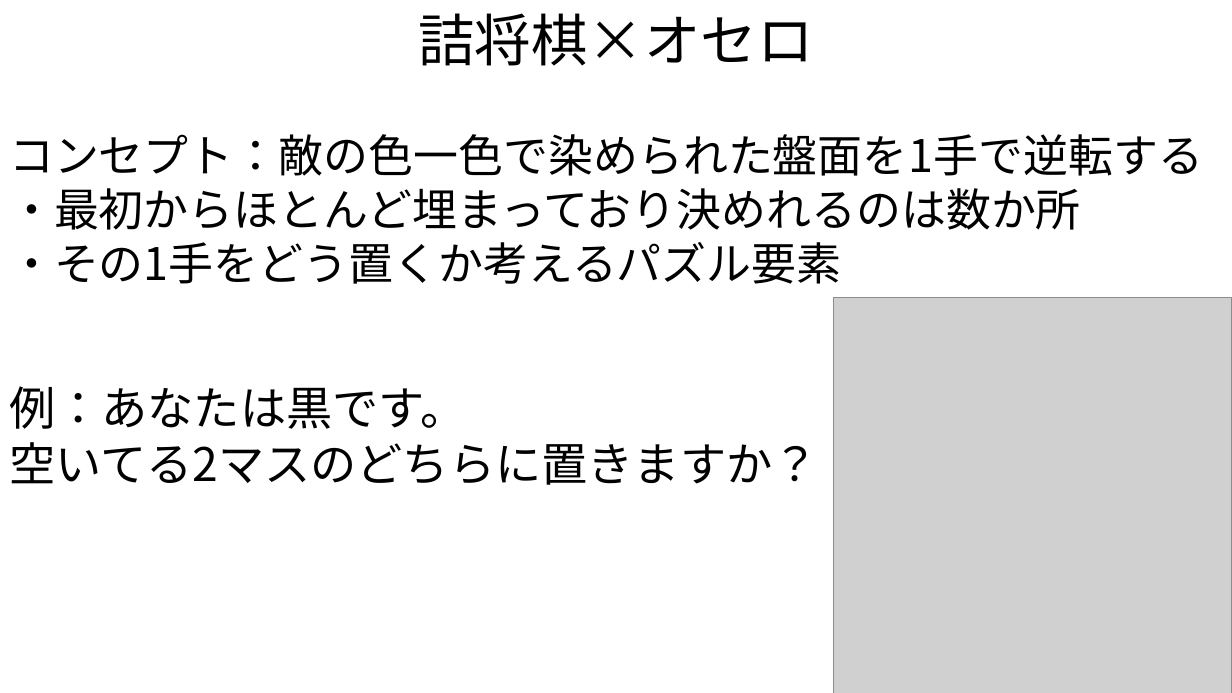
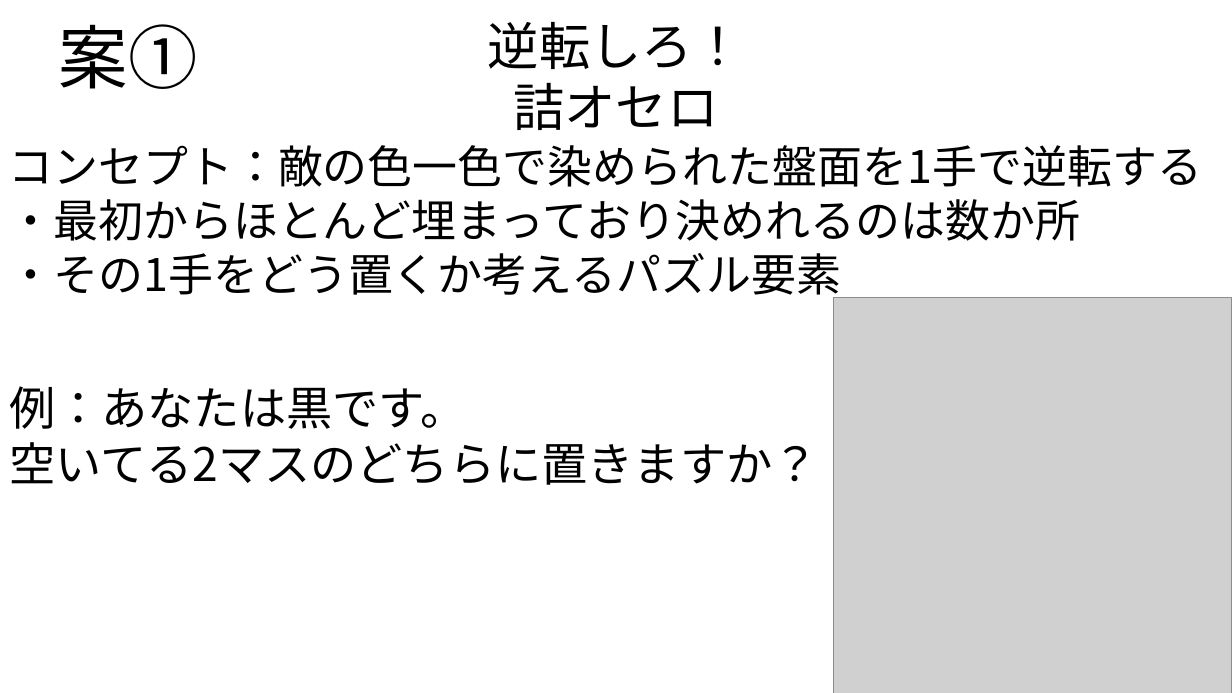
Before and after one commit to nkc20236093/kikaku, a slide deck: slide 1 of 企画書_ゲーデザ_オセロ/オセロ.pptx. Drawn at 1232x693 pixels with LibreOffice and Linux fonts; fonts in the diff are those of the drawing; grey boxes stand for pictures. Boxes give left, top, right and bottom in pixels: in the first picture for what was removed or moved away, otherwise in the second. Text is boxed around its words. In the diff, an @@ line names an element or a change of style, - is before the commit and + after.

Commit message:
ゲーデザ、オセロ

```diff
--- a/企画書_ゲーデザ_オセロ/オセロ.pptx
+++ b/企画書_ゲーデザ_オセロ/オセロ.pptx
@@ text added at box(59, 24, 198, 89), 54 pt, text #000000 @@
+案①
@@ text at box(418, 13, 813, 66): paragraph removed @@
-詰将棋×オセロ
@@ text added at box(488, 22, 744, 130), 40 pt, text #000000 @@
+逆転しろ！
+詰オセロ
@@ text "コンセプト：敵の色一色で染められた盤面を1手で逆転する": place and size @@
-text "コンセプト：敵の色一色で染められた盤面を1手で逆転する" at box(9, 13, 1203, 284)
+text "コンセプト：敵の色一色で染められた盤面を1手で逆転する" at box(9, 145, 1203, 302)
```
Also in this commit, not shown: 1 slide added.
